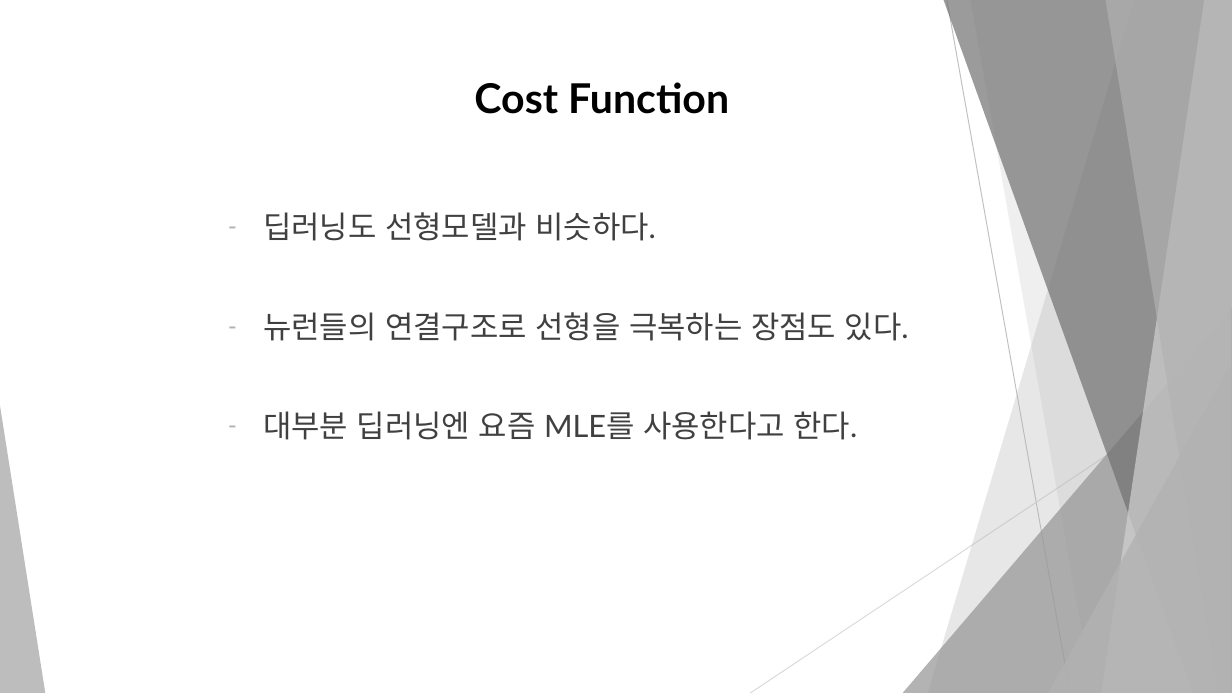
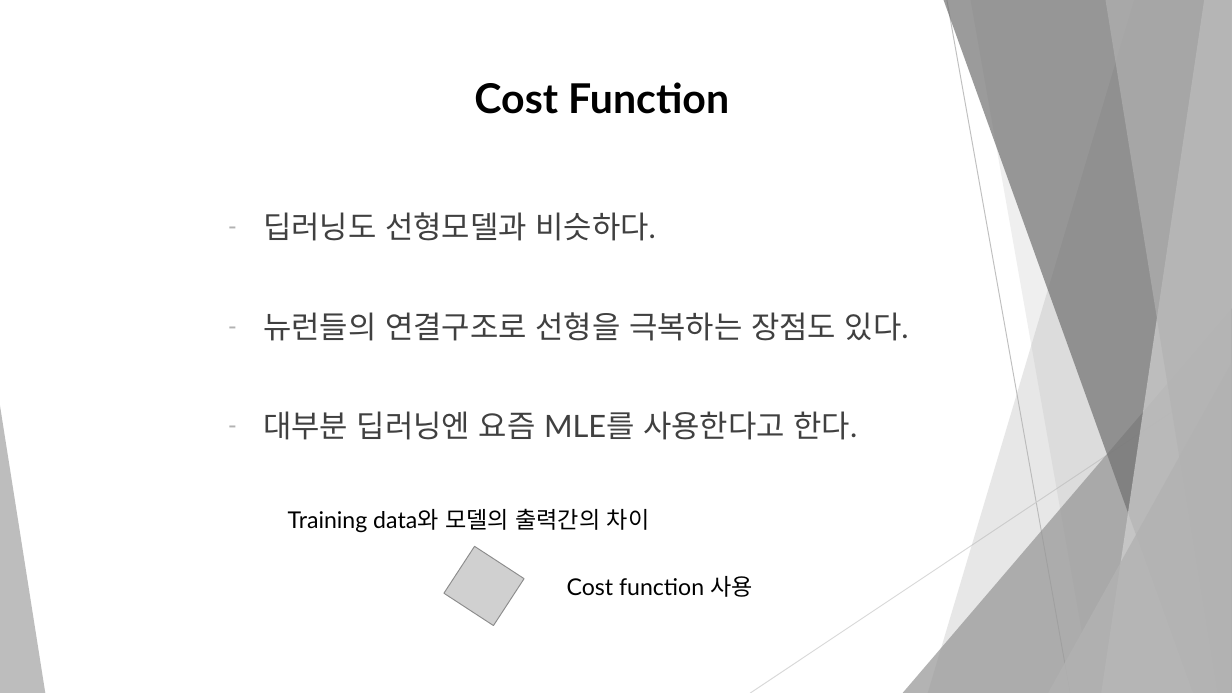
Before and after one commit to dbswl067/Machine-learning, a slide deck: slide 4 of 발표 자료/6.2 Gradient-Based Learning.pptx (slide 3 before the commit). Drawn at 1232x693 pixels with LibreOffice and Linux fonts; fonts in the diff are those of the drawing; grey boxes stand for pictures. Boxes give left, top, right and bottom in pixels: in the first picture for what was removed or moved away, otherwise in the second. Text is boxed around its words. In the diff, an @@ line names an element or a change of style, - is before the commit and + after.

Commit message:
addd: Cost Function

```diff
--- a/발표 자료/6.2 Gradient-Based Learning.pptx
+++ b/발표 자료/6.2 Gradient-Based Learning.pptx
@@ text added at bbox=[288, 508, 650, 533], 18 pt, text #000000 @@
+Training data와 모델의 출력간의 차이
@@ picture added at bbox=[444, 547, 524, 626] @@
@@ text added at bbox=[567, 576, 753, 597], 18 pt, text #000000 @@
+Cost function 사용
```
Also in this commit, not shown: 1 other slide changed, 2 slides added.
